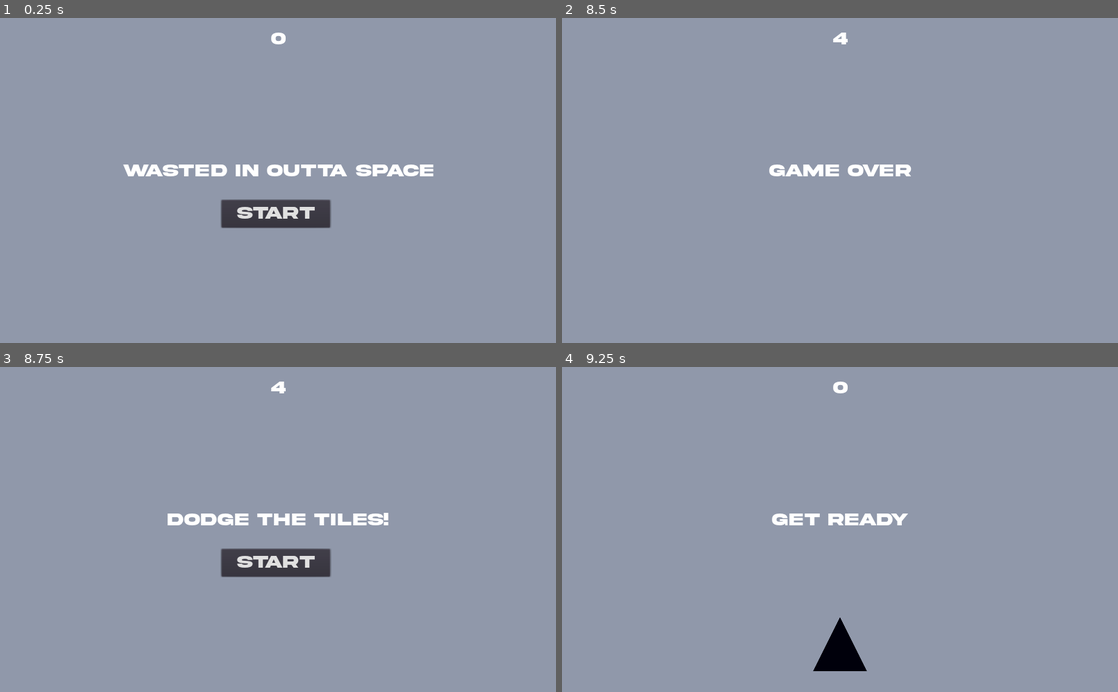
Above: before the commit, frames 1-4 (two rows, left to right).
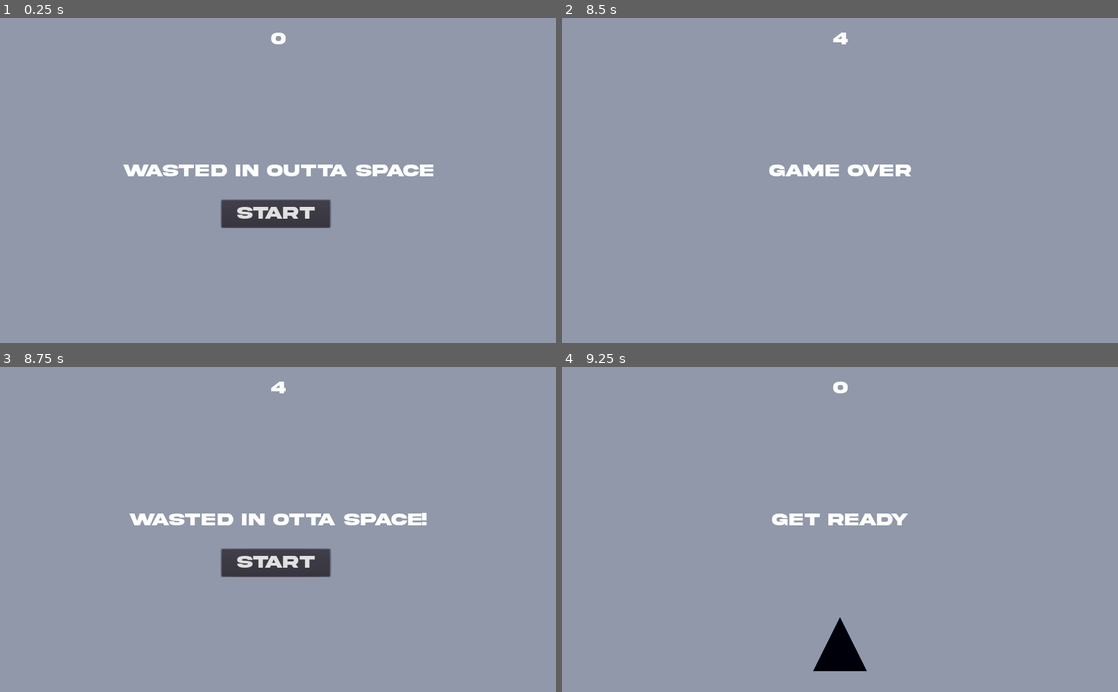
Above: after the commit, the same moments.

Repository: gabelstapler6/WIOS
Game: Godot game, scene res://Scenes/Main.tscn
Same seed, same stepped clock (60 frames per second), same inputs: the game is played once before the commit and once after it.
Inputs:
- Up to frame 1 (0.25 s): no input
- Up to frame 2 (8.5 s): click "Start" at 0.5 s; tap Enter at 1.25, 8 s; hold Right (ui_right) 1.28-2.03 s; hold Down (ui_down) 2.03-2.78 s; hold Right (ui_right) 2.78-3.53 s; hold Up (ui_up) 3.53-4.28 s; hold Left (ui_left) 4.28-5.78 s; hold Down (ui_down) 5.78-6.53 s; hold Right (ui_right) 6.53-7.28 s; tap Space at 7.25 s; hold Up (ui_up) 7.28-8.03 s; hold Right (ui_right) from 8.03 s (still down)
- Up to frame 3 (8.75 s): keep holding Right (ui_right)
- Up to frame 4 (9.25 s): release Right (ui_right) at 8.75 s; click "Start" at 8.75 s

Frames 1-2 are identical in both runs. In frame 3, 1.1% of the frame differs, in the area x 23-77%, y 44-49%; in frame 4, nothing differs.

Commit message:
fixed bugs

Diff:
--- a/Scenes/Bullet.tscn
+++ b/Scenes/Bullet.tscn
@@ -1,9 +1,11 @@
-[gd_scene load_steps=4 format=2]
+[gd_scene load_steps=5 format=2]
 
 [ext_resource path="res://img/circle.png" type="Texture" id=1]
 [ext_resource path="res://Scenes/script/Bullet.gd" type="Script" id=2]
 
 [sub_resource type="CircleShape2D" id=1]
+
+[sub_resource type="CircleShape2D" id=2]
 
 [node name="Bullet" type="RigidBody2D"]
 collision_mask = 0
@@ -13,12 +15,18 @@
 "_edit_group_": true
 }
 
+[node name="Area2D" type="Area2D" parent="."]
+
+[node name="CollisionShape2D" type="CollisionShape2D" parent="Area2D"]
+shape = SubResource( 1 )
+
 [node name="Sprite" type="Sprite" parent="."]
 scale = Vector2( 0.0396648, 0.0396648 )
 texture = ExtResource( 1 )
 
+[node name="VisibilityNotifier2D" type="VisibilityNotifier2D" parent="."]
+
 [node name="CollisionShape2D" type="CollisionShape2D" parent="."]
-shape = SubResource( 1 )
-
-[node name="VisibilityNotifier2D" type="VisibilityNotifier2D" parent="."]
+shape = SubResource( 2 )
+[connection signal="body_entered" from="Area2D" to="." method="_on_Area2D_body_entered"]
 [connection signal="screen_exited" from="VisibilityNotifier2D" to="." method="_on_VisibilityNotifier2D_screen_exited"]
--- a/Scenes/script/Bullet.gd
+++ b/Scenes/script/Bullet.gd
@@ -1,4 +1,6 @@
 extends RigidBody2D
+
+class_name Bullet
 
 var speed = 600
 
@@ -8,3 +10,8 @@
 
 func _on_VisibilityNotifier2D_screen_exited():
 	queue_free()
+
+
+
+func _on_Area2D_body_entered(_body):
+	queue_free()
--- a/Scenes/script/HUD.gd
+++ b/Scenes/script/HUD.gd
@@ -19,7 +19,7 @@
 	# wartet bis der Timer zuende ist
 	yield($MessageTimer, "timeout")
 
-	$Message.text = "Dodge the Tiles!"
+	$Message.text = "wasted in otta space!"
 	$Message.show()
 
 	$StartButton.show()
--- a/Scenes/script/Main.gd
+++ b/Scenes/script/Main.gd
@@ -9,7 +9,6 @@
 # Called when the node enters the scene tree for the first time.
 func _ready():
 	randomize()
-
 	$Music.play()
 
 
--- a/project.godot
+++ b/project.godot
@@ -8,9 +8,14 @@
 
 config_version=4
 
-_global_script_classes=[  ]
+_global_script_classes=[ {
+"base": "RigidBody2D",
+"class": "Bullet",
+"language": "GDScript",
+"path": "res://Scenes/script/Bullet.gd"
+} ]
 _global_script_class_icons={
-
+"Bullet": ""
 }
 
 [application]
